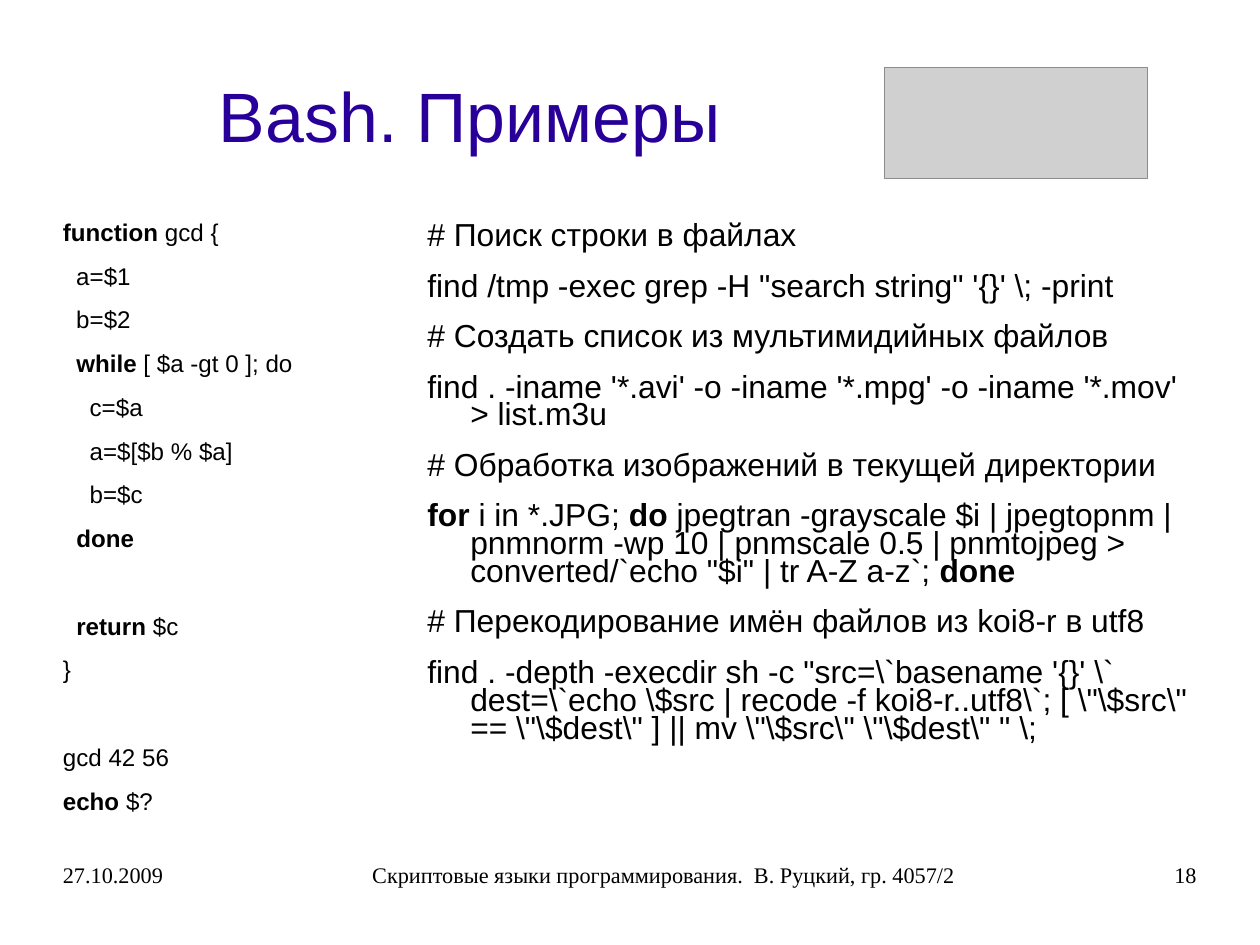
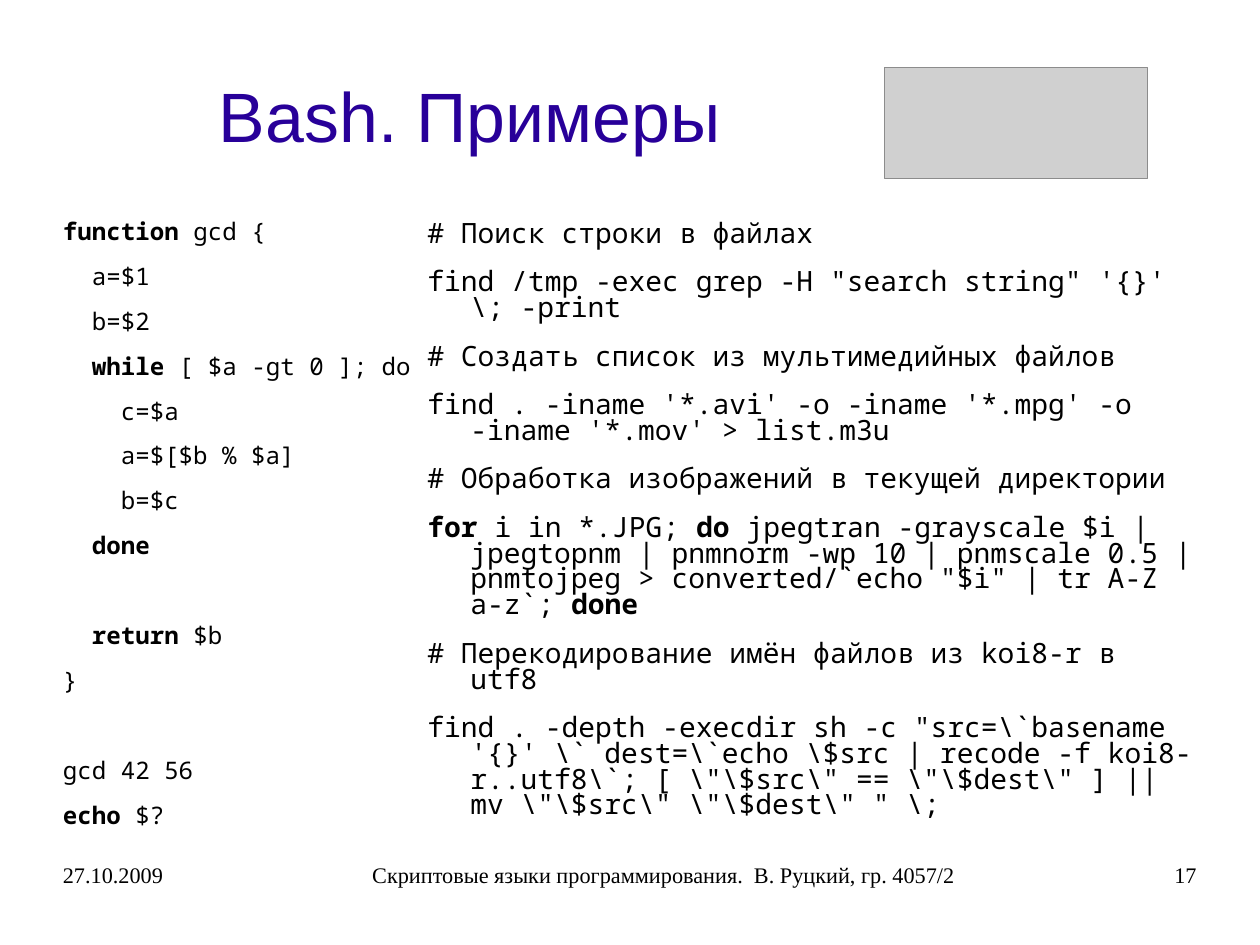
Before and after one commit to rutsky/semester07, a slide deck: slide 17 of Operation_systems/scripting_languages/40572_Rutsky_Scripting_languages.ppt (slide 18 before the commit). Drawn at 1260x945 pixels with LibreOffice and Linux fonts; fonts in the diff are those of the drawing; grey boxes stand for pictures. Boxes give left, top, right and bottom in pixels: in the first picture for what was removed or moved away, otherwise in the second. Text is boxed around its words. In the diff, an @@ line names an element or a change of style, - is before the commit and + after.

```diff
--- a/Operation_systems/scripting_languages/40572_Rutsky_Scripting_languages.ppt
+++ b/Operation_systems/scripting_languages/40572_Rutsky_Scripting_languages.ppt
@@ text at (63, 221, 411, 825): font Arial to Noto Sans Mono; line spacing 0.73 to 0.77 @@
@@ text at (427, 221, 1192, 816): size 20 to 17.6 pt, font Arial to Noto Sans Mono; line spacing 0.73 to 0.77 @@
@@ text at (461, 344, 1116, 373): text changed; size 20 to 17.6 pt; font Arial to Noto Sans Mono @@
-# Создать список из мультимидийных файлов
+# Создать список из мультимедийных файлов
@@ text at (92, 625, 222, 646): text changed; font Arial to Noto Sans Mono @@
-return $c
+return $b
@@ page number at (1174, 868, 1196, 883): text changed @@
-18
+17
```
Also in this commit, not shown: 21 other slides changed, 8 slides added, 5 slides removed, 1 other file.
